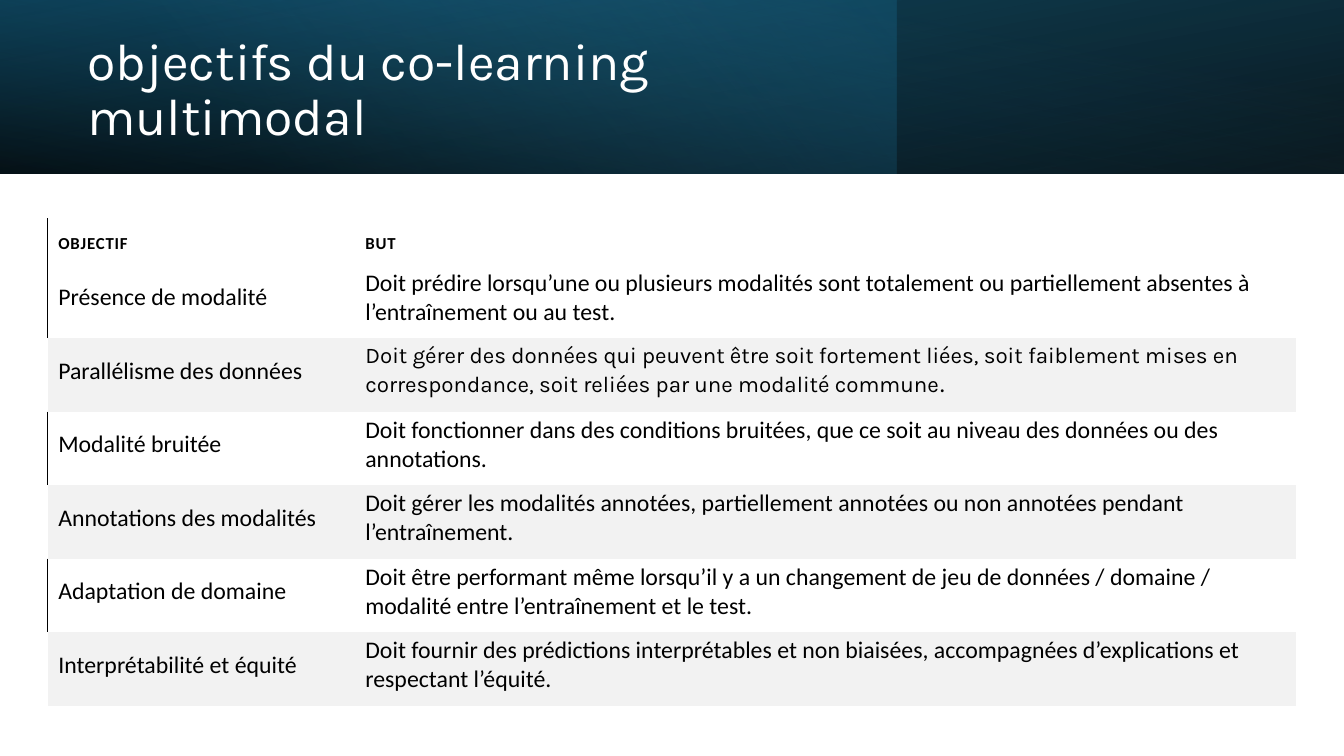
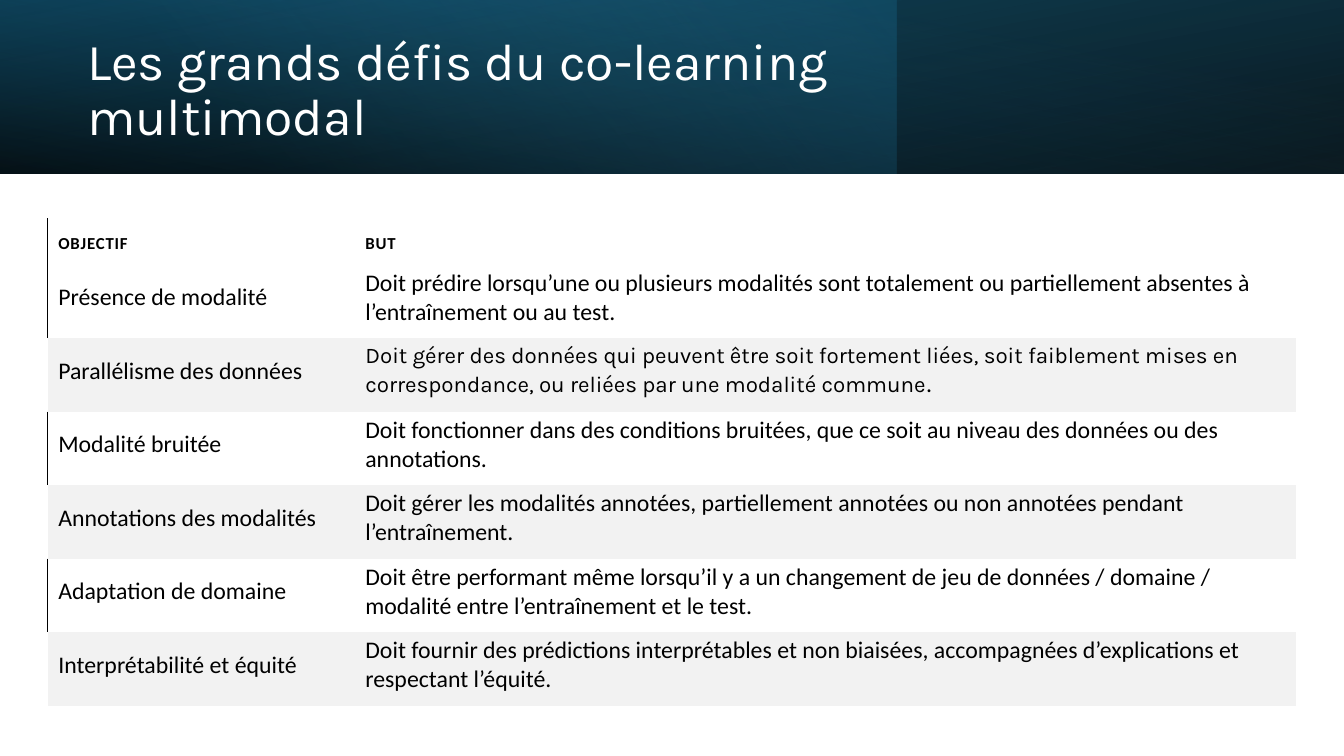
Before and after one commit to IzowRM/Stage-Cetic, a slide deck: slide 23 of Doc Slide/Slide Jeudi 11_09.pptx. Drawn at 1344x756 pixels with LibreOffice and Linux fonts; fonts in the diff are those of the drawing. Boxes give left, top, right and bottom in pixels: in the first picture for what was removed or moved away, otherwise in the second. Text is boxed around its words. In the diff, an @@ line names an element or a change of style, - is before the commit and + after.

```diff
--- a/Doc Slide/Slide Jeudi 11_09.pptx
+++ b/Doc Slide/Slide Jeudi 11_09.pptx
@@ text at <box>87,40,827,136</box>: text changed @@
-objectifs du co-learning multimodal
+Les grands défis du co-learning multimodal
@@ table at <box>47,219,1297,706</box> @@
-row 3, column 2: Doit gérer des données qui peuvent être soit fortement liées, soit faiblement mises en correspondance, soit reliées par une modalité commune.
+row 3, column 2: Doit gérer des données qui peuvent être soit fortement liées, soit faiblement mises en correspondance, ou reliées par une modalité commune.
```
Also in this commit, not shown: 8 other slides changed, 1 slide added, 3 slides removed, 10 other files.
